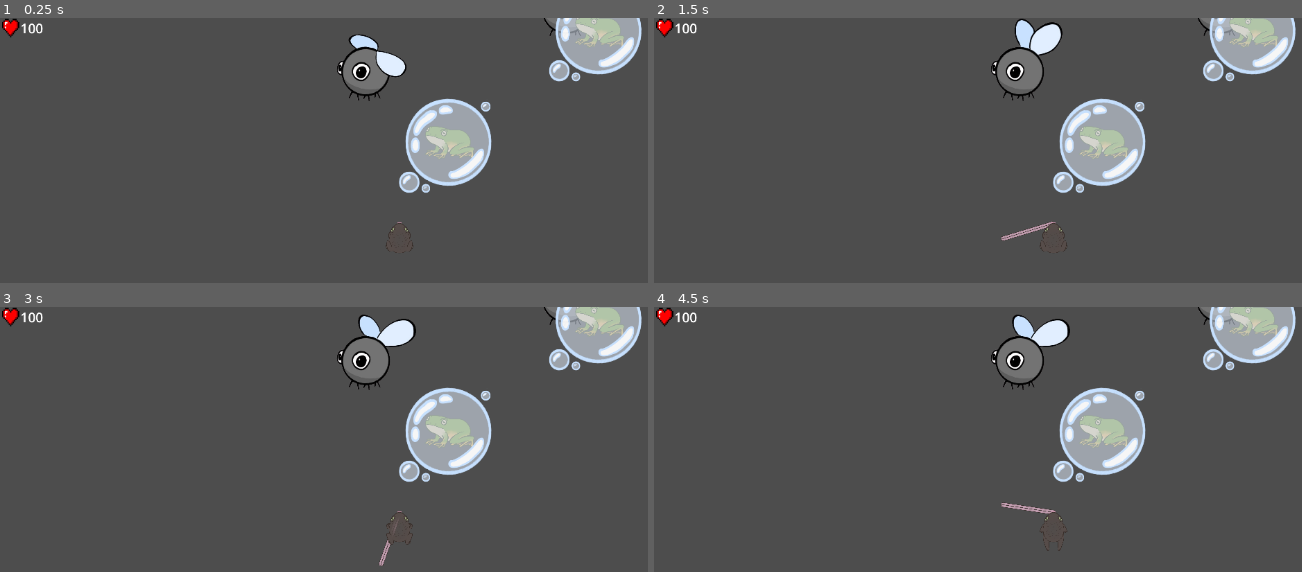
Above: before the commit, frames 1-4 (two rows, left to right).
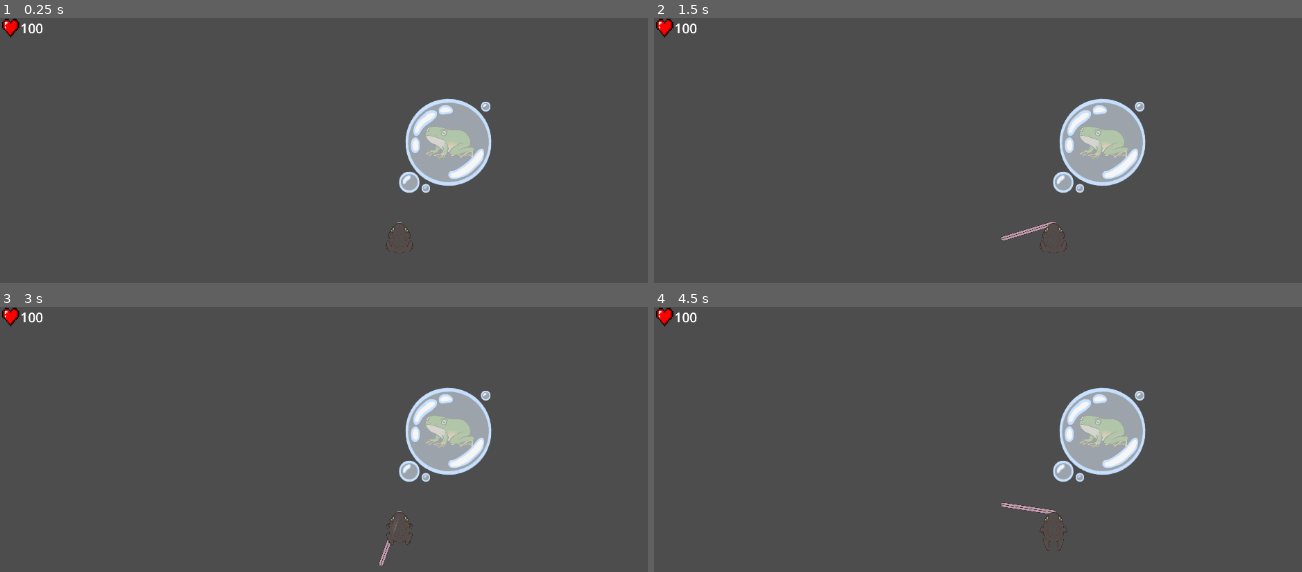
Above: after the commit, the same moments.

Repository: ygda-org/frog-jam
Game: Godot game, scene res://scenes/main.tscn
Two runs of this game, one before a commit and one after it. Both use one fixed random seed, a clock stepped at 60 frames per second and the inputs below.
Inputs (mouse positions are in pixels of both pictures, inside the frame that each line leads up to):
- Up to frame 1 (0.25 s): no input
- Up to frame 2 (1.5 s): move the mouse to (1230, 219) at 0.52 s; click (1230, 219) at 0.67 s; tap Enter at 1.25 s; move the mouse to (893, 264) at 1.27 s; click (893, 264) at 1.42 s
- Up to frame 3 (3 s): move the mouse to (479, 431) at 2.02 s; click (479, 431) at 2.17 s; move the mouse to (outside the picture) at 2.77 s; click (outside the picture) at 2.92 s
- Up to frame 4 (4.5 s): move the mouse to (outside the picture) at 3.52 s; click (outside the picture) at 3.67 s; move the mouse to (816, 463) at 4.27 s; click (816, 463) at 4.42 s

The runs differ from the first frame. In frame 1, 4.1% of the frame differs, in the area x 52-100%, y 0-32%; in frame 2, 4.4%; in frame 3, 4.4%; in frame 4, 4.4%.

Commit message:
updated spawning height

Diff:
--- a/scripts/main.gd
+++ b/scripts/main.gd
@@ -1,7 +1,7 @@
 extends Node2D
 
 
-@export var spawn_margin: int = 200
+@export var spawn_margin: int = 1000
 @export var spawn_interval: int = 500
 @export var creatures_per_layer: int = 2
 @export var enemies_per_layer: int = 1
